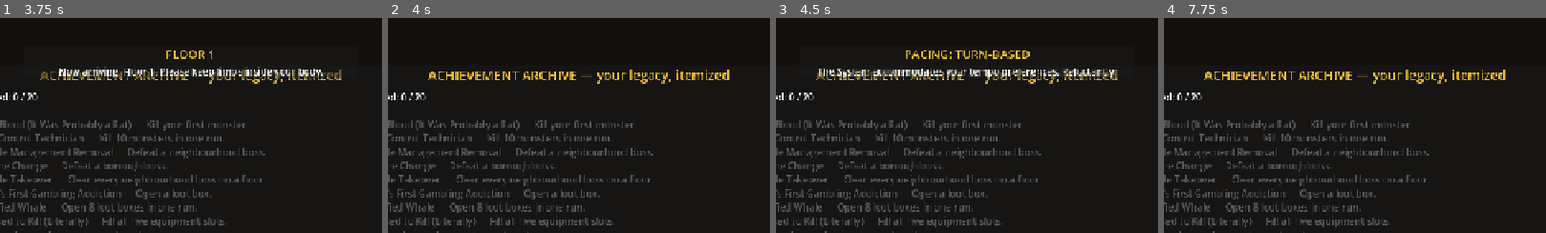
Above: before the commit, frames 1-4 (left to right).
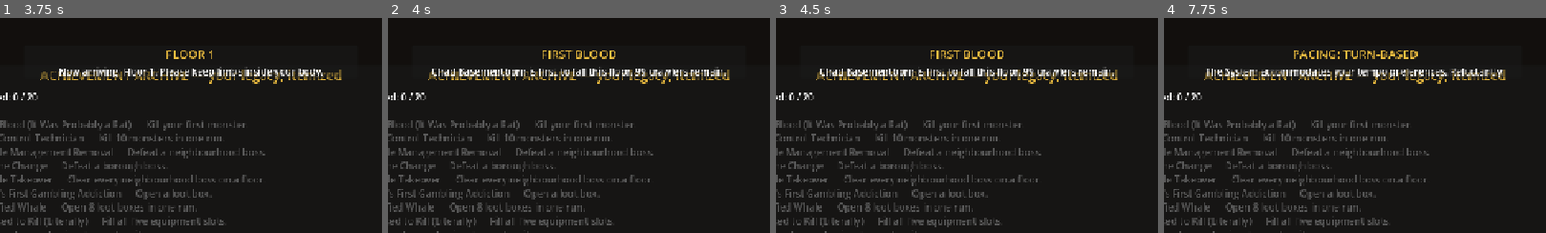
Above: after the commit, the same moments.

Repository: SamuelArchibald3/DungeonCrawler
Game: Godot game, scene res://scenes/main/main.tscn
Same seed, same stepped clock (60 frames per second), same inputs: the game is played once before the commit and once after it.
Inputs (mouse positions are % of the whole screen's width and height, from its top left):
- Up to frame 1 (3.75 s): click "ENTER THE DUNGEON" at 0.5 s; tap Enter at 1.25, 3.5 s; move the mouse to (72, 45) at 1.27 s; hold D (move_right) 1.28-2.03 s; hold Q (ability) 1.28-2.03 s; click (72, 45) at 1.42 s; move the mouse to (30, 55) at 2.02 s; hold S (move_down) 2.03-2.78 s; tap V (achievements) at 2.1 s; tap Space (attack) at 2.75 s; move the mouse to (60, 28) at 2.77 s; hold D (move_right) 2.78-3.53 s; hold Space (attack) 2.78-3.53 s; move the mouse to (45, 70) at 3.52 s; hold W (move_up) from 3.53 s (still down); tap E (interact) at 3.6 s; click (45, 70) at 3.67 s
- Up to frame 2 (4 s): keep holding W (move_up)
- Up to frame 3 (4.5 s): tap Space (attack) at 4.25 s; move the mouse to (80, 65) at 4.27 s; release W (move_up) at 4.28 s; hold A (move_left) from 4.28 s (still down); hold T (toggle_pace) from 4.28 s (still down)
- Up to frame 4 (7.75 s): tap Enter at 5, 6.6 s; move the mouse to (20, 35) at 5.02 s; release T (toggle_pace) at 5.03 s; tap . (wait) at 5.1 s; tap Space (attack) at 5.75 s; move the mouse to (55, 50) at 5.77 s; release A (move_left) at 5.78 s; hold S (move_down) 5.78-6.53 s; tap J at 5.85 s; click (55, 50) at 5.92 s; move the mouse to (35, 25) at 6.52 s; hold D (move_right) 6.53-7.28 s; move the mouse to (72, 45) at 7.27 s; hold W (move_up) from 7.28 s (still down); tap Tab at 7.35 s
The pictures show only the part of the screen within x 25-75%, y 0-50%; the shares and areas given below are measured in that part.

Frame 1 is identical in both runs. In frame 2, 2.7% of the frame differs, in the area x 10-90%, y 15-29%; in frame 3, 2.7%; in frame 4, 3.1%.

Commit message:
Cohort M6: presentation polish
Final cohort milestone. The System now narrates the battle royale:
first blood, every 25th death as a culling, the halfway mark, your own
confirmed kills, and a desperation surge when wary crawlers snap to
hostile on a new floor (SystemAnnouncer tracks per-floor death counters,
reset on each ACTIVE state change).

Stairwell Lounge feed no longer spams at 12x speed - deaths in a frame
collapse to a single line, and PvP kills get their own entry. Friendly
crawler emotes now roll from a Flavor table instead of one canned line.
begin_floor emits floor_state_changed(ACTIVE) so the announcer resets.

3 new systest checks confirm the notables fire. Full suite green; the
cohort feature (M1-M6) is complete.

Co-Authored-By: Claude Fable 5 <noreply@anthropic.com>

Diff:
--- a/autoload/crawlers.gd
+++ b/autoload/crawlers.gd
@@ -51,6 +51,7 @@
 func begin_floor() -> void:
 	floor_state = FloorState.ACTIVE
 	grace_ticks_left = 0
+	var flips := 0
 	for cr in roster:
 		if not cr.alive:
 			continue
@@ -64,7 +65,12 @@
 			if cr.disposition == CrawlerRecord.Disposition.WARY \
 					and randf() < 0.04 * GameState.floor_number:
 				cr.disposition = CrawlerRecord.Disposition.HOSTILE
+				flips += 1
+	Events.floor_state_changed.emit(floor_state)
 	Events.cohort_changed.emit()
+	if flips > 0:
+		Events.announce.emit("DESPERATION SETS IN",
+			"%d crawlers snapped and turned killer. The floor just got meaner." % flips)
 
 
 ## Scatter surviving NPCs across the floor's crawler spawn points.
--- a/autoload/system_announcer.gd
+++ b/autoload/system_announcer.gd
@@ -17,10 +17,16 @@
 ]
 
 
+var _floor_deaths := 0
+var _last_alive := -1
+
+
 func _ready() -> void:
 	Events.level_up.connect(_on_level_up)
 	Events.floor_changed.connect(_on_floor_changed)
 	Events.player_died.connect(_on_player_died)
+	Events.crawler_event.connect(_on_crawler_event)
+	Events.floor_state_changed.connect(_on_floor_state_changed)
 	Events.race_class_completed.connect(func() -> void:
 		Events.announce.emit("NEW YOU", "Race and class installed. Side effects include everything."))
 	Events.borough_boss_killed.connect(func() -> void:
@@ -45,3 +51,36 @@
 
 func _on_player_died() -> void:
 	Events.announce.emit("CRAWLER TERMINATED", Flavor.eulogy())
+
+
+func _on_floor_state_changed(state: int) -> void:
+	if state == Crawlers.FloorState.ACTIVE:
+		_floor_deaths = 0
+		_last_alive = Crawlers.alive_count()
+
+
+## Cohort notables: first blood, milestone culls, the halfway mark, your kills.
+func _on_crawler_event(kind: StringName, crawler: CrawlerRecord, data: Dictionary) -> void:
+	if kind != &"died":
+		return
+	if _last_alive < 0:
+		_last_alive = Crawlers.alive_count() + 1
+	_floor_deaths += 1
+	var alive := Crawlers.alive_count()
+
+	var killer: Variant = data.get("killer")
+	if killer != null and killer is CrawlerRecord and (killer as CrawlerRecord).is_player:
+		Events.announce.emit("CONFIRMED KILL",
+			"%s falls to you. The viewers are feral." % crawler.sheet.char_name)
+	elif _floor_deaths == 1:
+		Events.announce.emit("FIRST BLOOD",
+			"%s is first to fall this floor. %d crawlers remain." % [crawler.sheet.char_name, alive])
+	elif _floor_deaths % 25 == 0:
+		Events.announce.emit("THE CULLING",
+			"%d dead on this floor alone. The System is thoroughly entertained." % _floor_deaths)
+
+	var half := maxi(Crawlers.roster.size() / 2, 1)
+	if _last_alive > half and alive <= half and Crawlers.roster.size() > 4:
+		Events.announce.emit("HALFWAY THERE",
+			"Half the cohort is gone. %d crawlers still breathing." % alive)
+	_last_alive = alive
--- a/scenes/ui/message_log.gd
+++ b/scenes/ui/message_log.gd
@@ -46,7 +46,7 @@
 			_text.append_text("[color=#909090]Crawler %s has taken the stairs. %d below.[/color]\n" % [
 				crawler.sheet.char_name, Crawlers.descended_count()])
 		&"emote":
-			_text.append_text("[color=#7fd8e8]%s waves at you.[/color]\n" % crawler.sheet.char_name)
+			_text.append_text("[color=#7fd8e8]%s[/color]\n" % Flavor.emote(crawler.sheet.char_name))
 
 
 func _on_message(text: String, category: StringName) -> void:
--- a/scenes/ui/waiting_room_screen.gd
+++ b/scenes/ui/waiting_room_screen.gd
@@ -9,6 +9,8 @@
 
 var _dungeon: Dungeon
 var _accum := 0.0
+var _deaths_pending := 0
+var _last_notable := ""
 var _counters: Label
 var _feed: RichTextLabel
 var _board: RichTextLabel
@@ -126,7 +128,21 @@
 	while _accum >= step and Crawlers.floor_state != Crawlers.FloorState.ENDED:
 		_accum -= step
 		_dungeon.turn_manager.spectate_step()
+	_flush_deaths()
 	_refresh()
+
+
+## Deaths pour in fast at 12x speed — collapse a frame's worth to one line.
+func _flush_deaths() -> void:
+	if _deaths_pending <= 0:
+		return
+	if _deaths_pending == 1 and _last_notable != "":
+		_feed.append_text("[color=#e05050]%s. %d remain.[/color]\n" % [_last_notable, Crawlers.alive_count()])
+	else:
+		_feed.append_text("[color=#e05050]%d crawlers died. %d remain.[/color]\n" % [
+			_deaths_pending, Crawlers.alive_count()])
+	_deaths_pending = 0
+	_last_notable = ""
 
 
 func _refresh() -> void:
@@ -157,8 +173,10 @@
 		return
 	match kind:
 		&"died":
-			_feed.append_text("[color=#e05050]%s has died. %d remain.[/color]\n" % [
-				crawler.sheet.char_name, Crawlers.alive_count()])
+			_deaths_pending += 1
+			_last_notable = "%s has died" % crawler.sheet.char_name
+		&"pvp_kill":
+			_feed.append_text("[color=#c86464]%s[/color]\n" % str(_data.get("summary", "A crawler murdered another")))
 		&"descended":
 			if not crawler.is_player:
 				_feed.append_text("[color=#909090]%s reached the stairs.[/color]\n" % crawler.sheet.char_name)
--- a/scripts/flavor.gd
+++ b/scripts/flavor.gd
@@ -103,6 +103,19 @@
 	return SHOP_GREETINGS[randi() % SHOP_GREETINGS.size()]
 
 
+const EMOTES := [
+	"%s waves at you. It's almost sweet.",
+	"%s gives you a thumbs up. Both thumbs, actually.",
+	"%s nods respectfully, crawler to crawler.",
+	"%s mimes 'good luck' and means maybe 60%% of it.",
+	"%s salutes. Unclear which army.",
+]
+
+
+static func emote(char_name: String) -> String:
+	return EMOTES[randi() % EMOTES.size()] % char_name
+
+
 static func random_name(rng: RandomNumberGenerator) -> String:
 	return "%s %s" % [
 		NAME_FIRST[rng.randi_range(0, NAME_FIRST.size() - 1)],
--- a/tests/systest.gd
+++ b/tests/systest.gd
@@ -1032,6 +1032,21 @@
 		dungeon.turn_manager._sim_floor = -1  # rebuild ctx cleanly for later checks
 	c.hp = c.max_hp
 
+	# --- Cohort M6: announcer notables ---
+	Events.floor_state_changed.emit(Crawlers.FloorState.ACTIVE)  # reset announcer counters
+	var q_before: int = main.notification_box.queue_size()
+	var victim_rec := CrawlerRecord.make(980, CharGenerator.random_character())
+	Crawlers.roster.append(victim_rec)
+	Events.crawler_event.emit(&"died", victim_rec, {})
+	check(main.notification_box.queue_size() > q_before, "first cohort death pops a First Blood notable")
+	var q_mid: int = main.notification_box.queue_size()
+	var victim2 := CrawlerRecord.make(981, CharGenerator.random_character())
+	Crawlers.roster.append(victim2)
+	Events.crawler_event.emit(&"died", victim2, { "killer": Crawlers.player_record() })
+	check(main.notification_box.queue_size() > q_mid, "a kill credited to you pops a notable")
+	Crawlers.roster.erase(victim_rec)
+	Crawlers.roster.erase(victim2)
+
 	# --- Death path shows game over ---
 	c.hp = 0
 	Events.player_died.emit()
